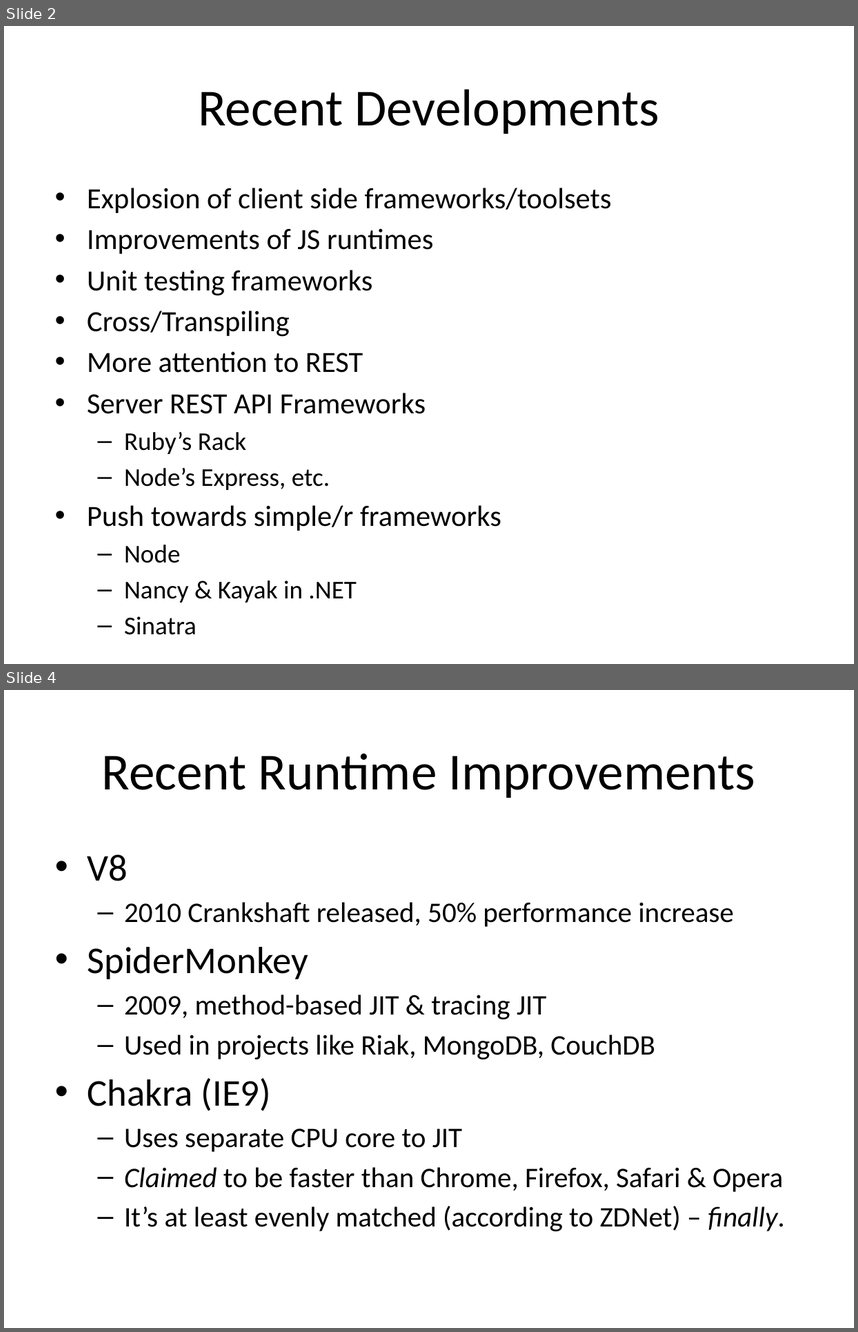
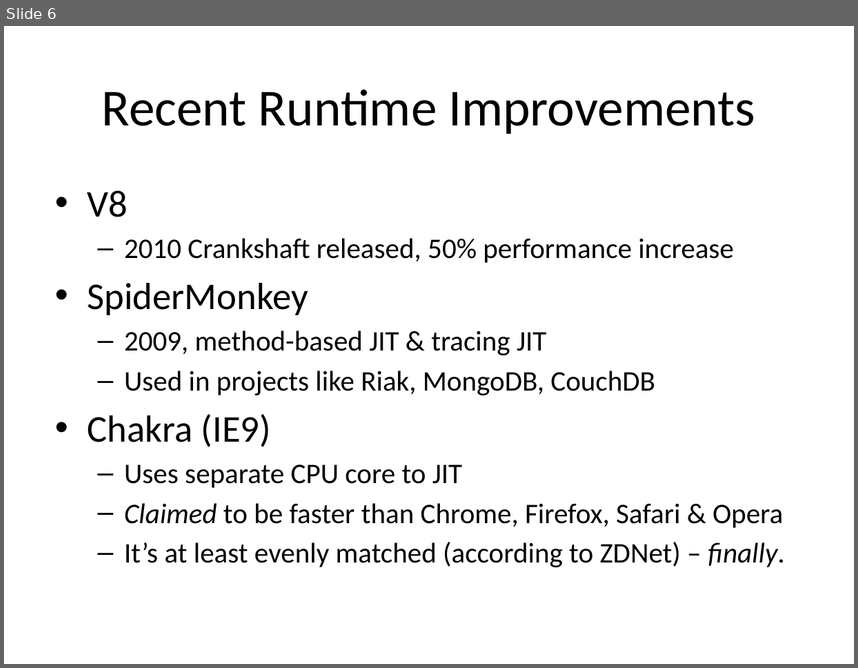
Before and after one commit to vaporworks/Devlink2011-REST-WebClient, a slide deck: PowerPoint/joint_talk_notes.pptx. Shown one above the other, each under a label of ours: slides 2 and 4 before the commit, slide 6 after it; the slides between them are not shown. The pictures are 858x1332 and 858x668 pixels, drawn with LibreOffice and Linux fonts; fonts in the diff are those of the drawing. Boxes give left, top, right and bottom in pixels: in the first picture for what was removed or moved away, otherwise in the second. Text is boxed around its words. In the diff, an @@ line names an element or a change of style, - is before the commit and + after.

```diff
--- a/PowerPoint/joint_talk_notes.pptx
+++ b/PowerPoint/joint_talk_notes.pptx
@@ slide 2 removed at <box>4,26,854,664</box>, background #FFFFFF @@
@@ title removed at <box>198,89,660,134</box> @@
-Recent Developments
@@ text removed at <box>87,187,612,602</box> @@
-• Explosion of client side frameworks/toolsets
-• Improvements of JS runtimes
-• Unit testing frameworks
-• Cross/Transpiling
-• More attention to REST
-• Server REST API Frameworks
-  – Ruby’s Rack
-  – Node’s Express, etc.
-• Push towards simple/r frameworks
-  – Node
-  – Nancy & Kayak in .NET
-  – Sinatra
@@ what was slide 4 is now slide 6 @@
```
Also in this commit, not shown: 4 slides changed, 7 slides added, 5 other slides removed.
